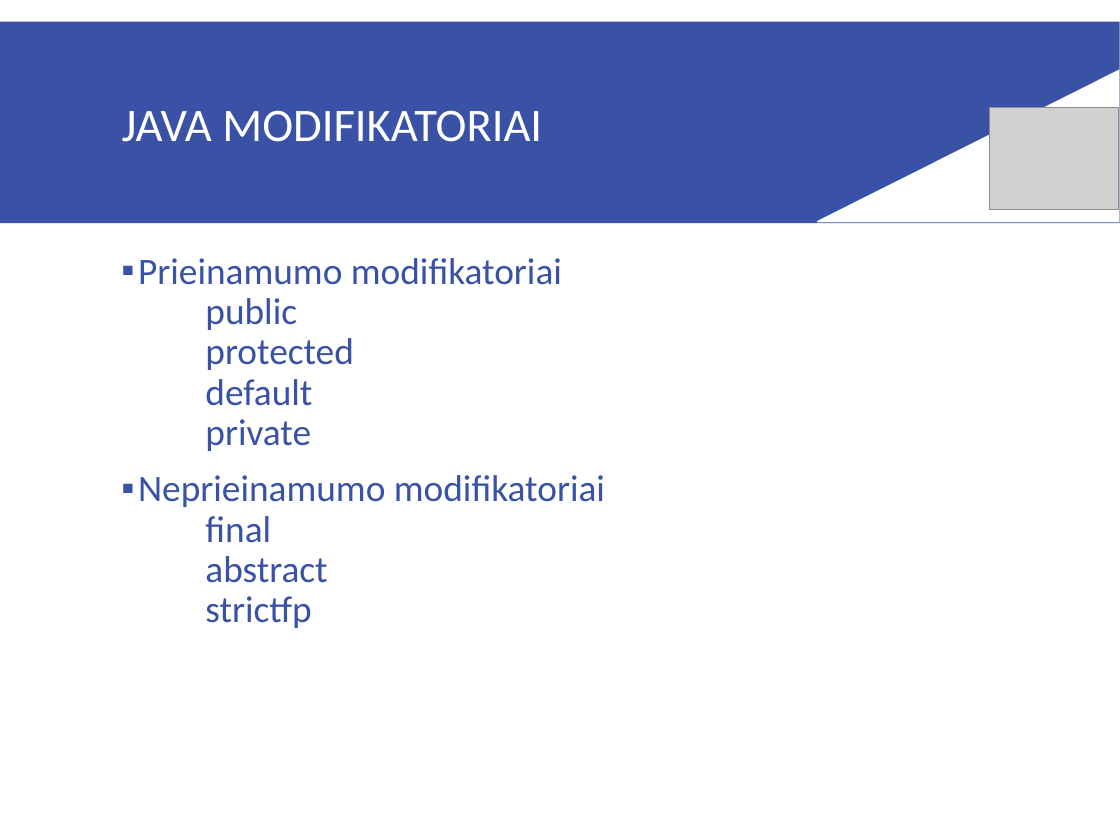
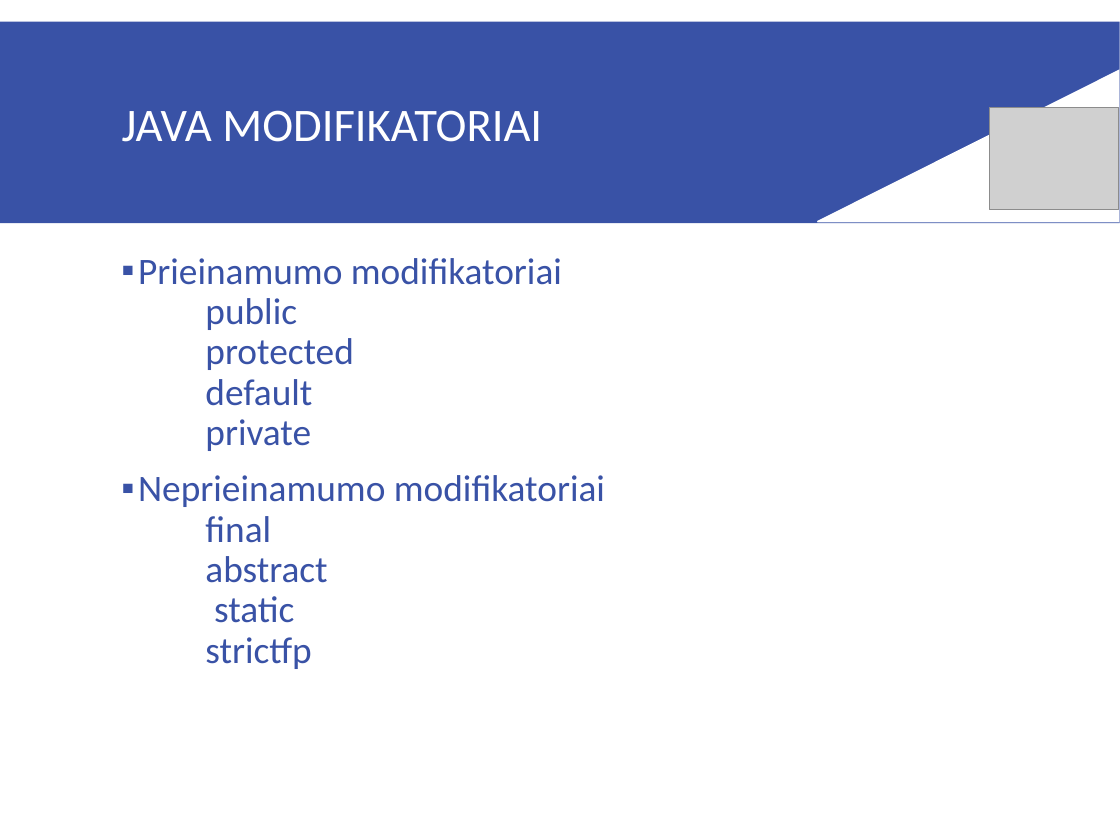
Before and after one commit to raimis-vcs/2016.10.25, a slide deck: slide 13 of paskaituSkaidres/1javaPreSql.ppt. Drawn at 1120x840 pixels with LibreOffice and Linux fonts; fonts in the diff are those of the drawing; grey boxes stand for pictures. Boxes give left, top, right and bottom in pixels: in the first picture for what was removed or moved away, otherwise in the second. Text is boxed around its words. In the diff, an @@ line names an element or a change of style, - is before the commit and + after.

Commit message:
pataisymai 1 paskaitos metu

```diff
--- a/paskaituSkaidres/1javaPreSql.ppt
+++ b/paskaituSkaidres/1javaPreSql.ppt
@@ text at [138, 475, 605, 669]: text changed @@
-▪ Neprieinamumo modifikatoriai
-  final
-  abstract
-  strictfp
+▪ Neprieinamumo modifikatoriai
+  final
+  abstract
+  static
+  strictfp
```
